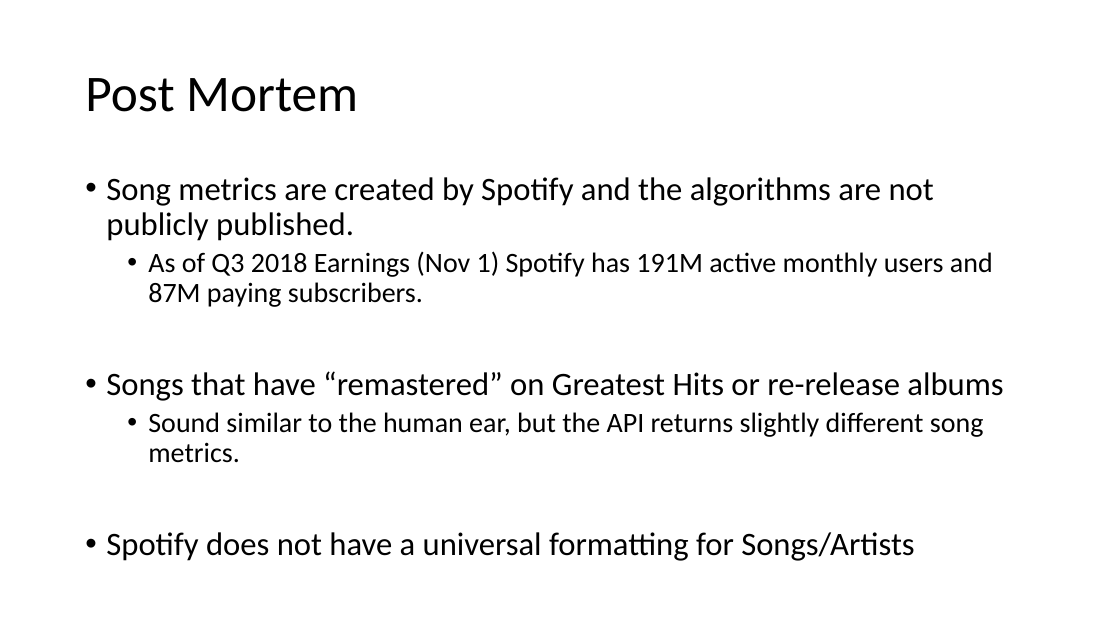
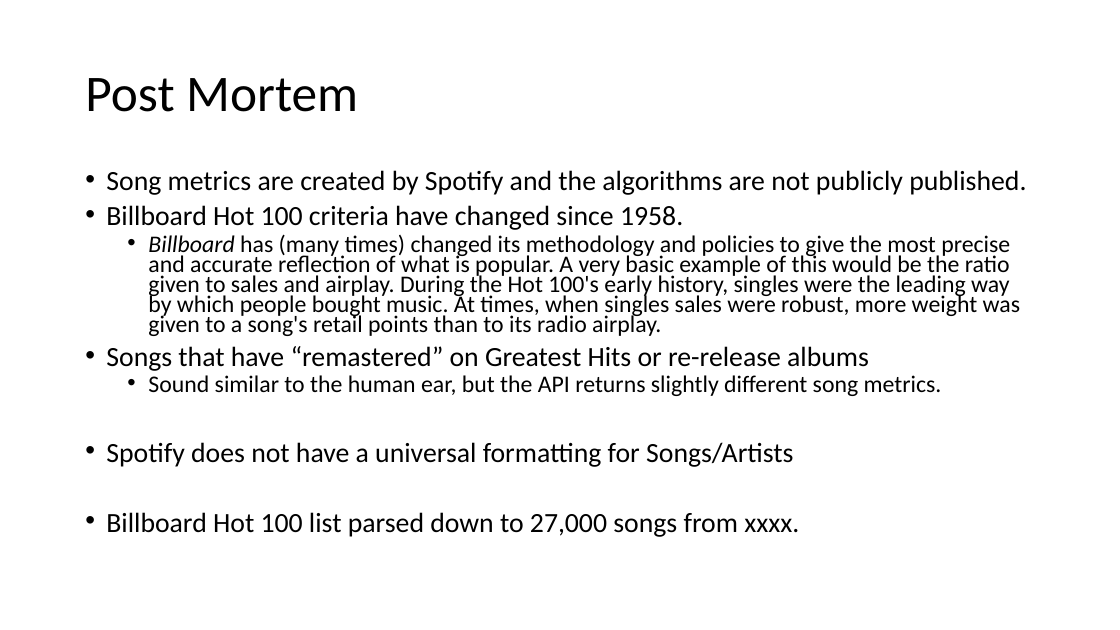
Before and after one commit to wwenash/New_improved_repo, a slide deck: slide 10 of Spotify Presentation.pptx (slide 8 before the commit). Drawn at 1120x630 pixels with LibreOffice and Linux fonts; fonts in the diff are those of the drawing. Boxes give left, top, right and bottom in pixels: in the first picture for what was removed or moved away, otherwise in the second. Text is boxed around its words. In the diff, an @@ line names an element or a change of style, - is before the commit and + after.

```diff
--- a/Spotify Presentation.pptx
+++ b/Spotify Presentation.pptx
@@ text at box(106, 170, 1026, 467): size 28 to 23.8 pt in "Song metrics are created by Spotify and ...", "Songs that have “remastered” on Greatest Hits ...", "Spotify does not have a universal formatting ..."; size 24 to 20.4 pt in "Sound similar to the human ear, but ..."; line spacing 0.9 to 0.7 @@
@@ text at box(106, 205, 1020, 336): text changed; size 24 to 20.4 pt @@
-  • As of Q3 2018 Earnings (Nov 1) Spotify has 191M active monthly users and 87M paying subscribers.
+• Billboard Hot 100 criteria have changed since 1958.
+  • Billboard has (many times) changed its methodology and policies to give the most precise and accurate reflection of what is popular. A very basic example of this would be the ratio given to sales and airplay. During the Hot 100's early history, singles were the leading way by which people bought music. At times, when singles sales were robust, more weight was given to a song's retail points than to its radio airplay.
@@ text at box(106, 512, 799, 537): paragraph added @@
+• Billboard Hot 100 list parsed down to 27,000 songs from xxxx.
```
Also in this commit, not shown: 5 other slides changed, 2 slides added.
